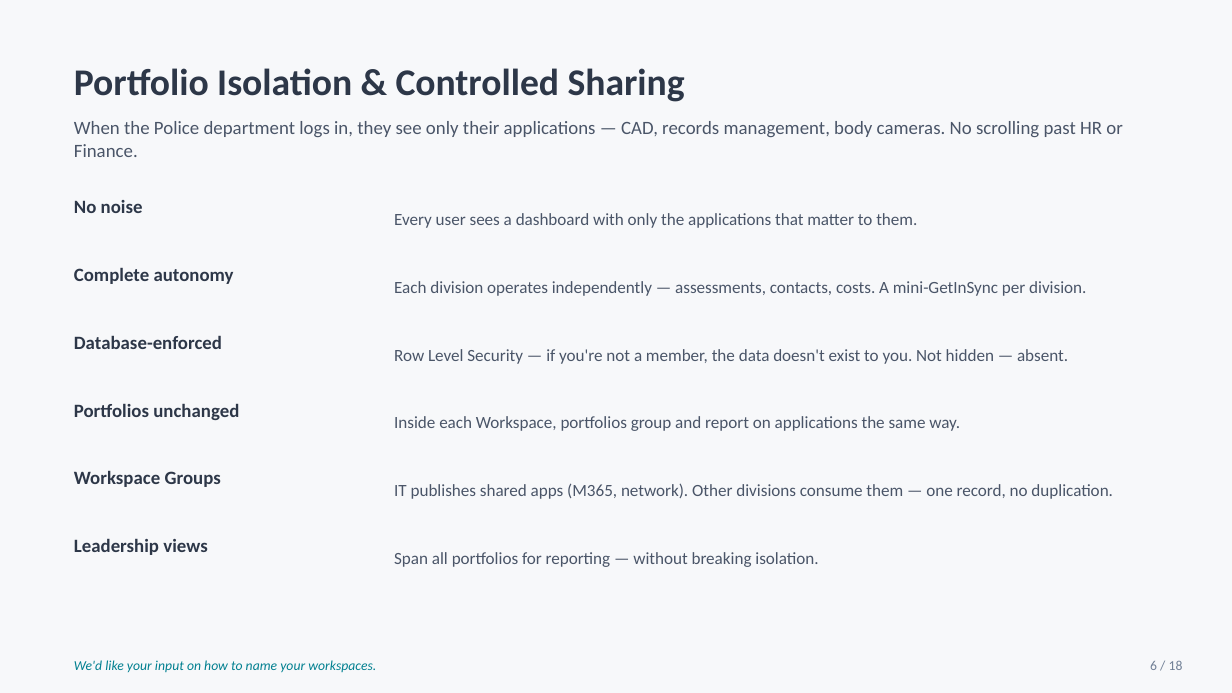
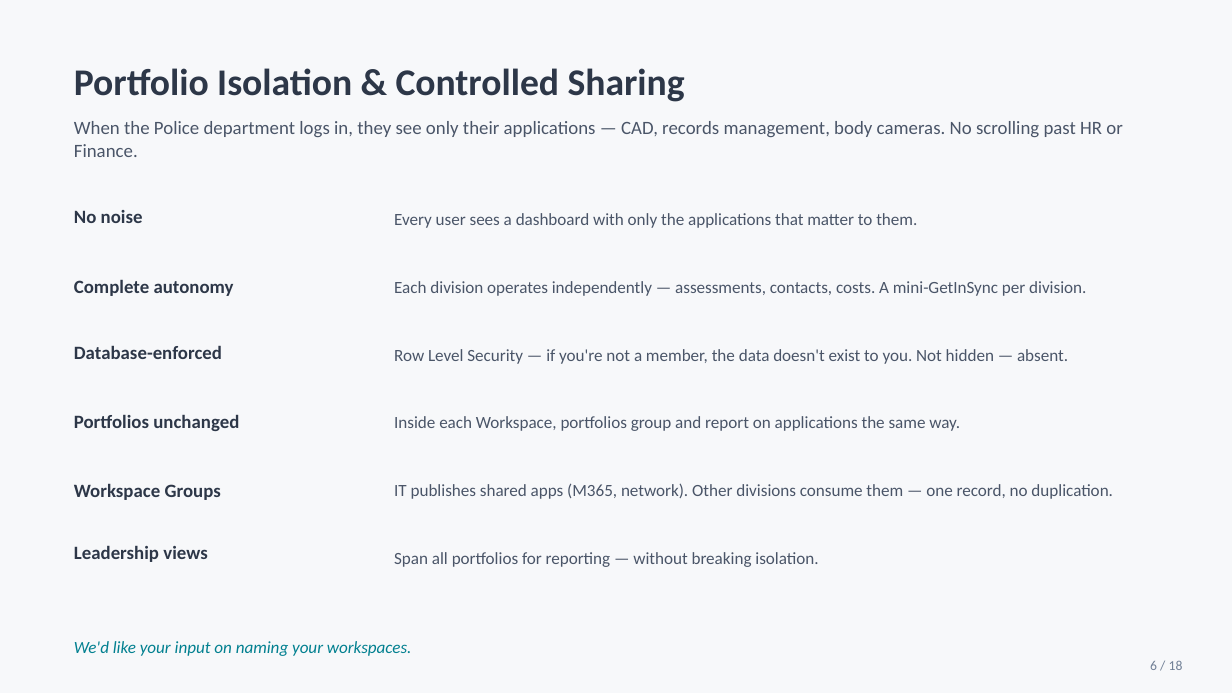
Before and after one commit to sholtby/getinsync-architecture, a slide deck: slide 6 of marketing/GetInSync_NextGen_Garland_Light.pptx. Drawn at 1232x693 pixels with LibreOffice and Linux fonts; fonts in the diff are those of the drawing. Boxes give left, top, right and bottom in pixels: in the first picture for what was removed or moved away, otherwise in the second. Text is boxed around its words. In the diff, an @@ line names an element or a change of style, - is before the commit and + after.

```diff
--- a/marketing/GetInSync_NextGen_Garland_Light.pptx
+++ b/marketing/GetInSync_NextGen_Garland_Light.pptx
@@ 5 texts: place and size @@
-5 texts at (74, 200, 239, 487)
+5 texts at (74, 210, 239, 500)
@@ text "Leadership views": place and size @@
-text "Leadership views" at (74, 538, 207, 555)
+text "Leadership views" at (74, 545, 207, 562)
@@ text at (74, 641, 412, 656): text changed; size 8 to 10 pt @@
-We'd like your input on how to name your workspaces.
+We'd like your input on naming your workspaces.
```
Also in this commit, not shown: 15 other slides changed, 2 other files.
